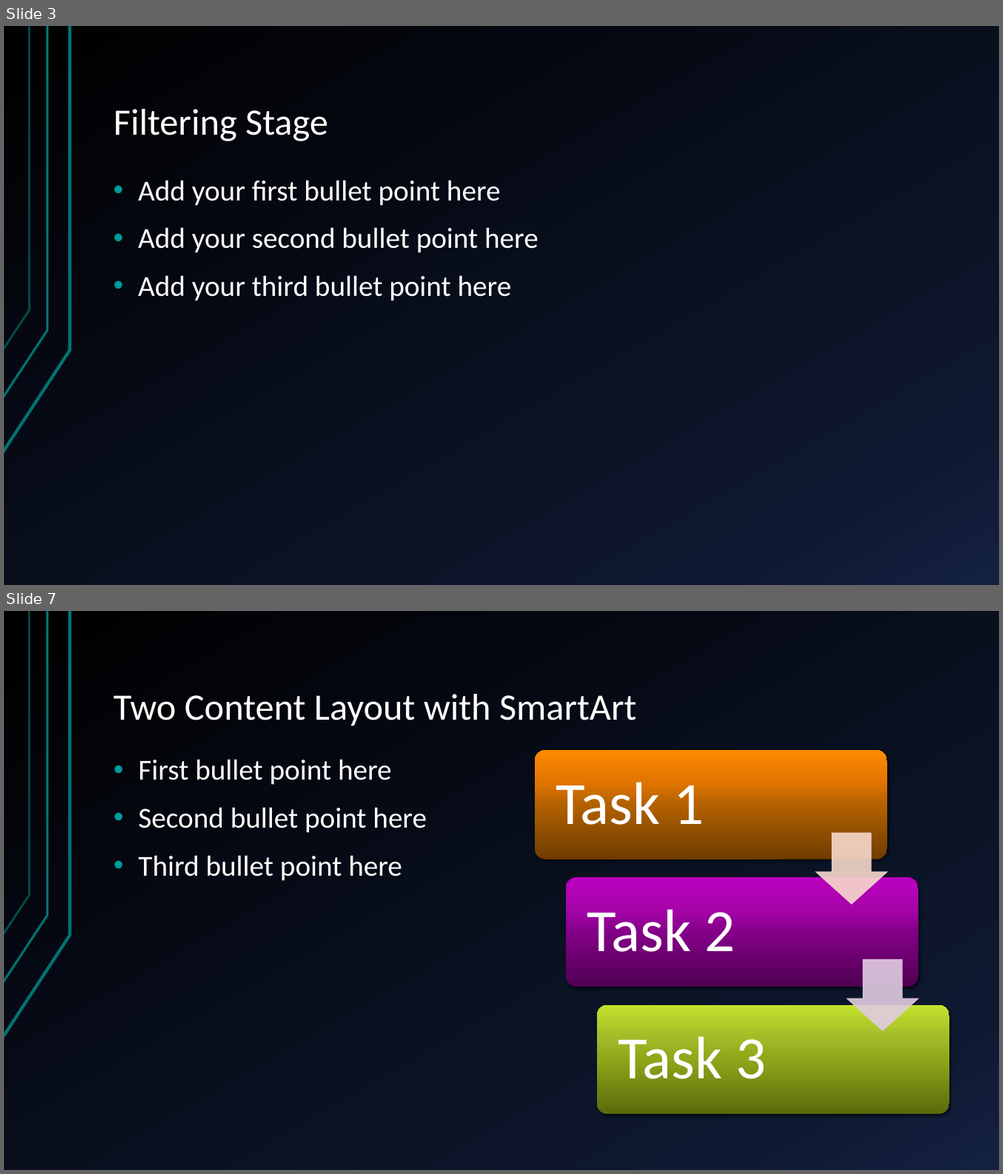
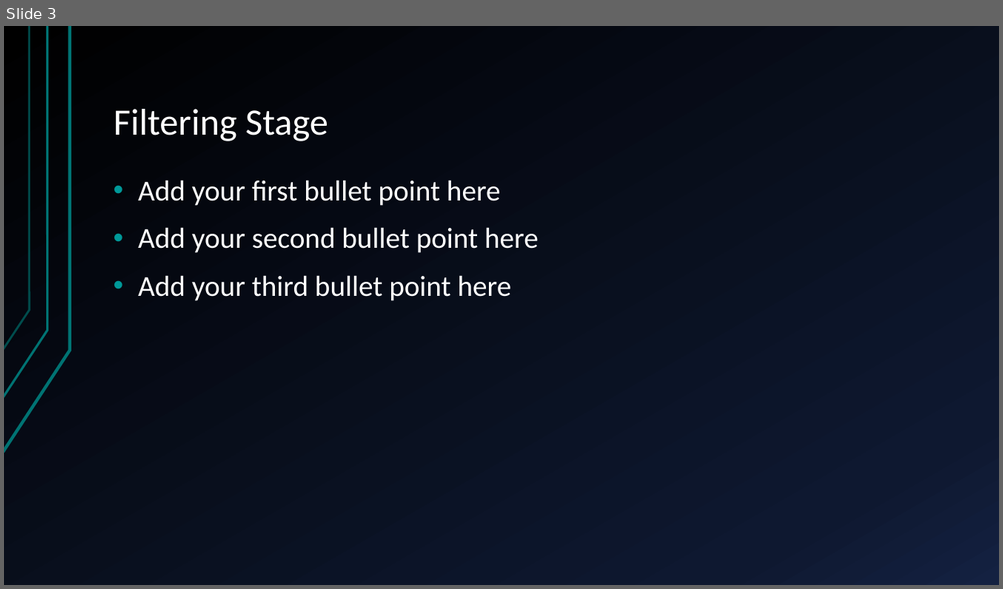
Before and after one commit to danielsaul/emg-sensor-scenario, a slide deck: Scenario W presentation.pptx. Shown one above the other, each under a label of ours: slides 3 and 7 before the commit, slide 3 after it; the slides between them are not shown. The pictures are 1003x1174 and 1003x589 pixels, drawn with LibreOffice and Linux fonts; fonts in the diff are those of the drawing. Boxes give left, top, right and bottom in pixels: in the first picture for what was removed or moved away, otherwise in the second. Text is boxed around its words. In the diff, an @@ line names an element or a change of style, - is before the commit and + after.

```diff
--- a/Scenario W presentation.pptx
+++ b/Scenario W presentation.pptx
@@ slide 7 removed at box(4, 611, 999, 1170), background gradient #000000 to #0F1931 to #142242; not listed: 3 template elements that a slide beside it also shows @@
@@ title removed at box(114, 694, 636, 726) @@
-Two Content Layout with SmartArt
@@ text removed at box(138, 759, 427, 881) @@
-• First bullet point here
-• Second bullet point here
-• Third bullet point here
@@ group removed at box(535, 751, 948, 1115): 3 rounded rectangles, 3 texts, 2 down arrows @@
-Task 1
-Task 2
-Task 3
```
Also in this commit, not shown: 1 slide changed, 1 slide added, 8 other slides removed.
